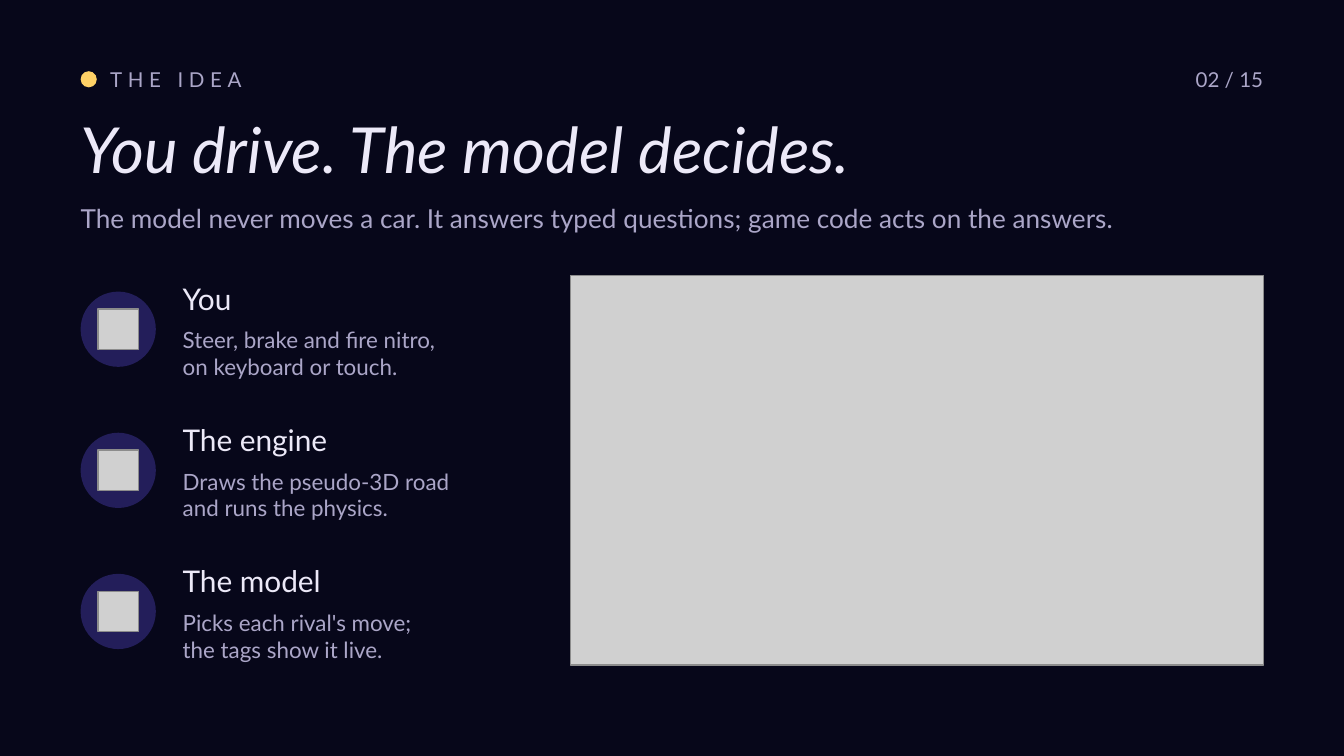
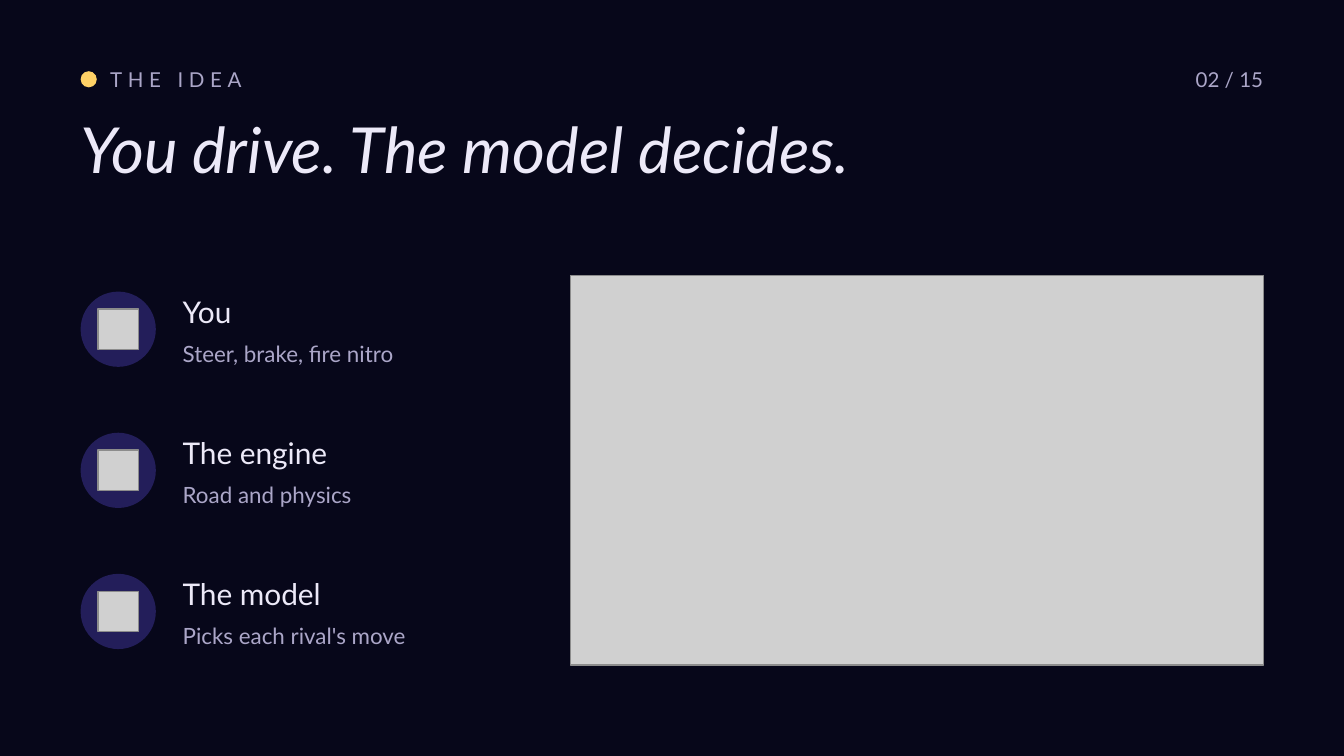
Before and after one commit to roryp/racing, a slide deck: slide 3 of docs/luna-gp-deck.pptx. Drawn at 1344x756 pixels with LibreOffice and Linux fonts; fonts in the diff are those of the drawing; grey boxes stand for pictures. Boxes give left, top, right and bottom in pixels: in the first picture for what was removed or moved away, otherwise in the second. Text is boxed around its words. In the diff, an @@ line names an element or a change of style, - is before the commit and + after.

```diff
--- a/docs/luna-gp-deck.pptx
+++ b/docs/luna-gp-deck.pptx
@@ text removed at box(81, 208, 1113, 233) @@
-The model never moves a car. It answers typed questions; game code acts on the answers.
@@ text at box(183, 345, 393, 365): text changed @@
-Steer, brake and fire nitro,
-on keyboard or touch.
+Steer, brake, fire nitro
@@ text at box(183, 486, 352, 507): text changed @@
-Draws the pseudo-3D road
-and runs the physics.
+Road and physics
@@ 3 texts: place and size @@
-3 texts at box(183, 288, 327, 592)
+3 texts at box(183, 301, 327, 605)
@@ text at box(183, 627, 406, 644): text changed @@
-Picks each rival's move;
-the tags show it live.
+Picks each rival's move
```
Also in this commit, not shown: 11 other slides changed.
